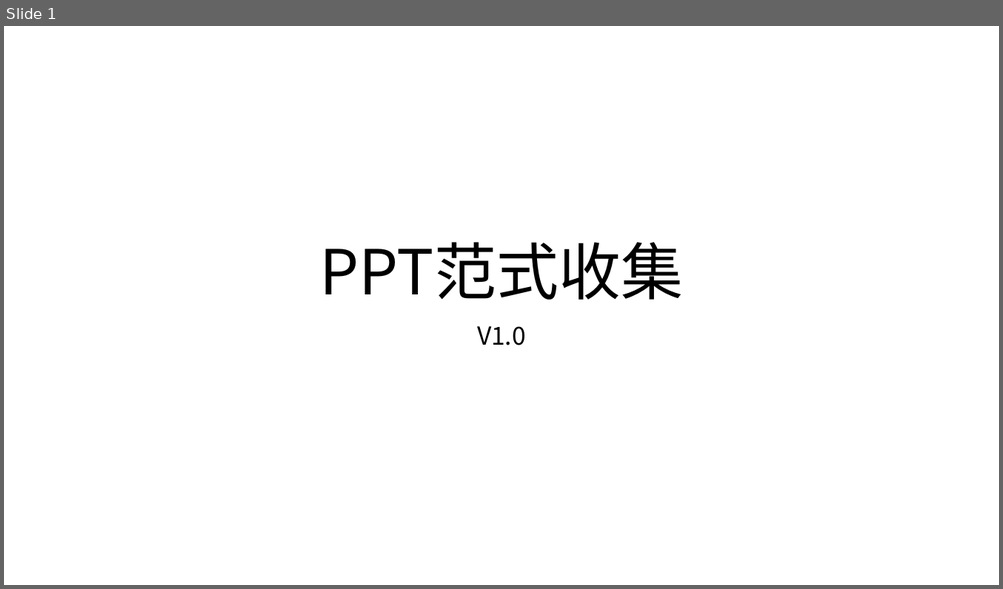
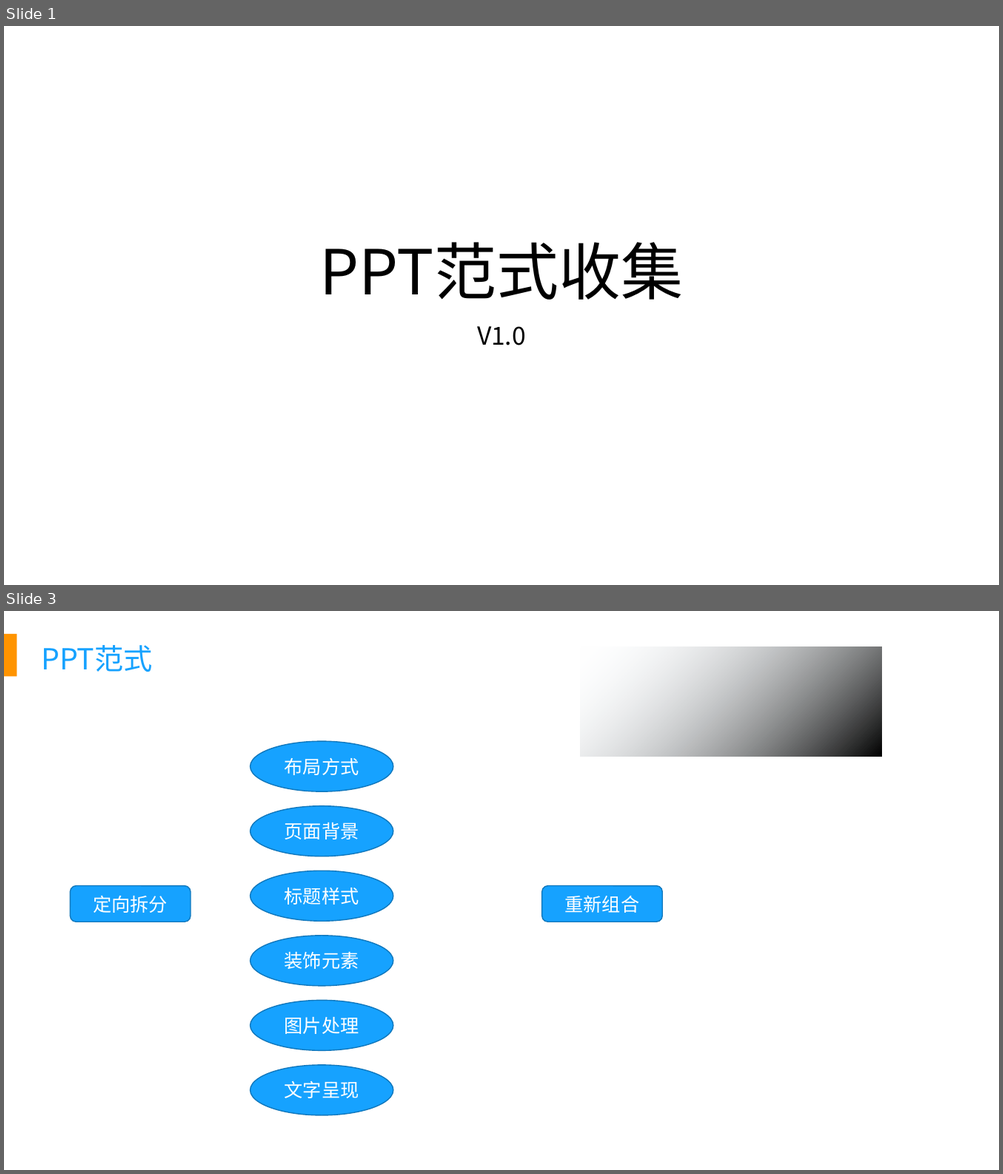
Before and after one commit to fancyChuan/reading-mindmap, a slide deck: PPT/PPT范式收集.pptx. Shown one above the other, each under a label of ours: slide 1 before the commit, slides 1 and 3 after it; the slides between them are not shown. The pictures are 1003x589 and 1003x1174 pixels, drawn with LibreOffice and Linux fonts; fonts in the diff are those of the drawing. Boxes give left, top, right and bottom in pixels: in the first picture for what was removed or moved away, otherwise in the second. Text is boxed around its words. In the diff, an @@ line names an element or a change of style, - is before the commit and + after.

```diff
--- a/PPT/PPT范式收集.pptx
+++ b/PPT/PPT范式收集.pptx
@@ slide 3 added at (4, 611, 999, 1170), background #FFFFFF @@
@@ rectangle added at (4, 634, 17, 677), fill #FF9400 @@
@@ text added at (41, 645, 152, 672), 28 pt, text #16A2FF @@
+PPT范式
@@ rectangle added at (580, 647, 882, 757), fill gradient #F3FAFF to #000000 @@
@@ ellipse added at (250, 741, 393, 792), fill #16A2FF, outline #1078BD 1 pt, 18 pt, text #FFFFFF @@
+布局方式
@@ ellipse added at (250, 806, 393, 857), fill #16A2FF, outline #1078BD 1 pt, 18 pt, text #FFFFFF @@
+页面背景
@@ ellipse added at (250, 871, 393, 921), fill #16A2FF, outline #1078BD 1 pt, 18 pt, text #FFFFFF @@
+标题样式
@@ rounded rectangle added at (71, 886, 190, 922), fill #16A2FF, outline #1078BD 1 pt, 18 pt, text #FFFFFF @@
+定向拆分
@@ rounded rectangle added at (542, 886, 662, 922), fill #16A2FF, outline #1078BD 1 pt, 18 pt, text #FFFFFF @@
+重新组合
@@ ellipse added at (250, 936, 393, 986), fill #16A2FF, outline #1078BD 1 pt, 18 pt, text #FFFFFF @@
+装饰元素
@@ ellipse added at (250, 1000, 393, 1051), fill #16A2FF, outline #1078BD 1 pt, 18 pt, text #FFFFFF @@
+图片处理
@@ ellipse added at (250, 1065, 393, 1116), fill #16A2FF, outline #1078BD 1 pt, 18 pt, text #FFFFFF @@
+文字呈现
```
Also in this commit, not shown: 4 slides changed, 2 other files.
